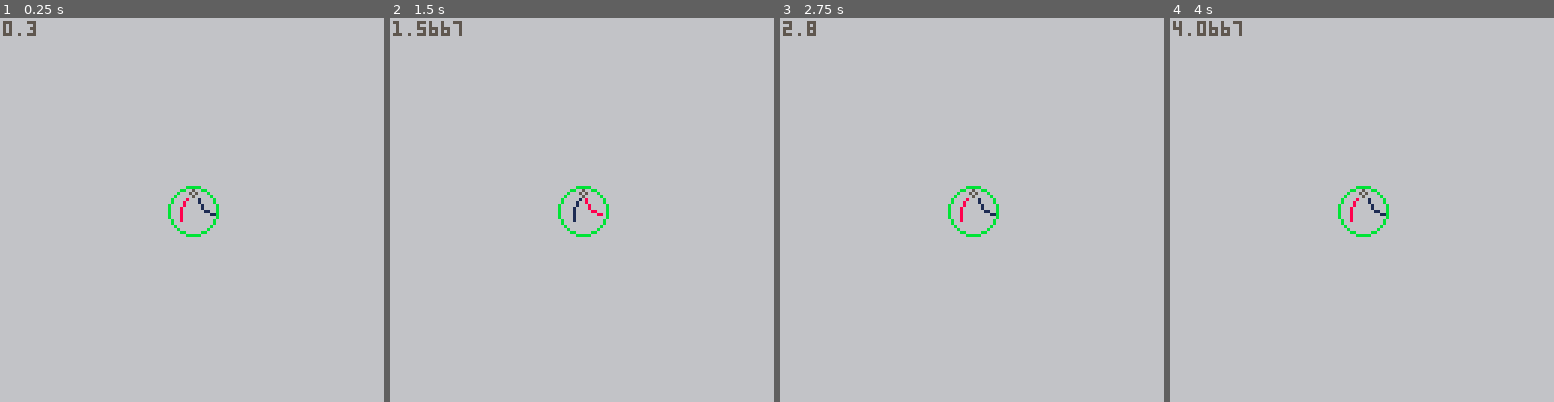
Above: before the commit, frames 1-4 (left to right).
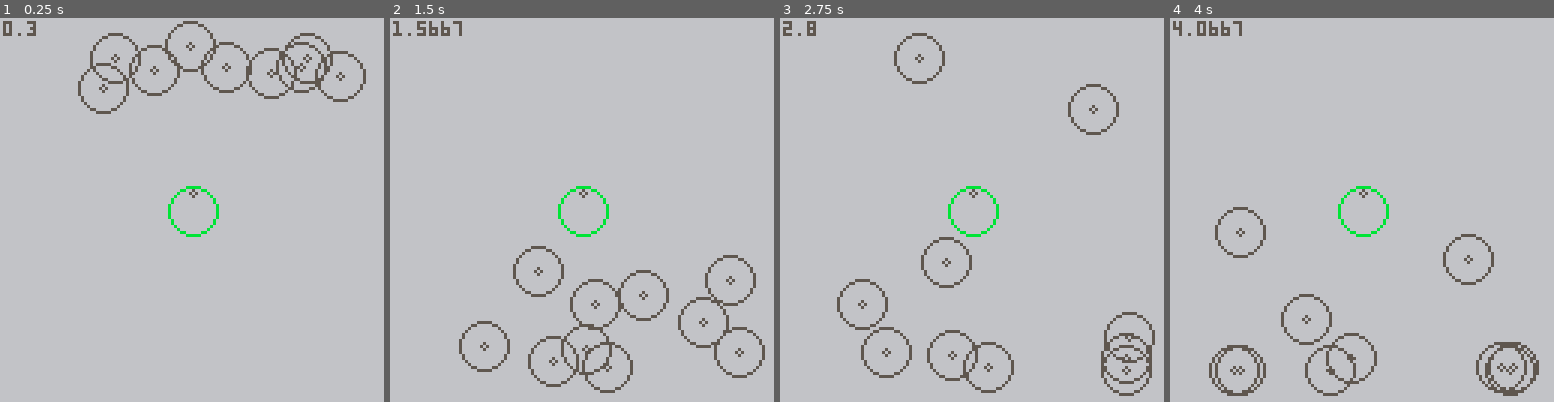
Above: after the commit, the same moments.

Repository: mysterycommand/train-jam-2019-pico-8
Game: PICO-8 cartridge carts/hero.p8
Same seed, same stepped clock (60 frames per second), same inputs: the game is played once before the commit and once after it.
Inputs:
- Up to frame 1 (0.25 s): no input
- Up to frame 2 (1.5 s): no input
- Up to frame 3 (2.75 s): no input
- Up to frame 4 (4 s): no input

The runs differ from the first frame. In frame 1, 2.6% of the frame differs, in the area x 20-96%, y 0-54%; in frame 2, 2.9%; in frame 3, 3.0%, in the area x 14-98%, y 3-99%; in frame 4, 2.9%.

Commit message:
spike: a very simple verlet integration/particle thing

Diff:
--- a/carts/hero.p8
+++ b/carts/hero.p8
@@ -5,10 +5,39 @@
 left,right,up,down,fire1,fire2=0,1,2,3,4,5
 black,dark_blue,dark_purple,dark_green,brown,dark_gray,light_gray,white,red,orange,yellow,green,blue,indigo,pink,peach=0,1,2,3,4,5,6,7,8,9,10,11,12,13,14,15
 
+local ps = {}
+
 function _init()
+  local gravity = vec2(0, 0.1)
+
+  for i=1,10 do
+    local p = particle(10 + rnd(107), 10 + rnd(10))
+    p.prevPos += fromPolar(rnd(), rnd())
+
+    add(p.fx, function() return gravity end)
+    add(ps, p)
+  end
 end
 
 function _update()
+  for p in all(ps) do
+    p.update()
+
+    if p.currPos.x < 10 then
+      p.prevPos.x = p.currPos.x
+      p.currPos.x = 10
+    end
+
+    if p.currPos.x > 117 then
+      p.prevPos.x = p.currPos.x
+      p.currPos.x = 117
+    end
+
+    if p.currPos.y > 117 then
+      p.prevPos.y = p.currPos.y
+      p.currPos.y = 117
+    end
+  end
 end
 
 function _draw()
@@ -18,23 +47,79 @@
   circ(64, 64, 8, green)
   circ(64, 58, 1, dark_gray)
 
-  if (flr(time()) % 2 == 0) then
-    limb(62, 60, 0.70, 0.05, red)
-    limb(66, 60, 0.80, 0.15, dark_blue)
-  else
-    limb(65, 60, 0.80, 0.15, red)
-    limb(63, 60, 0.70, 0.05, dark_blue)
+  for p in all(ps) do
+    p.draw()
   end
+
+  -- if (flr(time()) % 2 == 0) then
+  --   limb(62, 60, 0.70, 0.05, red)
+  --   limb(66, 60, 0.80, 0.15, dark_blue)
+  -- else
+  --   limb(65, 60, 0.80, 0.15, red)
+  --   limb(63, 60, 0.70, 0.05, dark_blue)
+  -- end
 end
 
-function limb(x, y, angle, bend, color)
-  pole(x, y, angle, 4, color)
-  pole(x + 4 * cos(angle), y + 4 * sin(angle), angle + bend, 4, color)
+local __vec2 = {}
+
+function __vec2.__add(a, b)
+  return vec2(a.x + b.x, a.y + b.y)
 end
 
-function pole(x, y, angle, length, color)
-  local x2 = x + length * cos(angle)
-  local y2 = y + length * sin(angle)
+function __vec2.__sub(a, b)
+  return vec2(a.x - b.x, a.y - b.y)
+end
 
-  line(x, y, x2, y2, color)
+function vec2(x, y)
+  local v = {
+    x = x,
+    y = y,
+  }
+
+  setmetatable(v, __vec2)
+
+  return v
 end
+
+function fromPolar(angle, radius)
+  return vec2(radius * cos(angle), radius * sin(angle))
+end
+
+function particle(x, y)
+  local p = {
+    currPos = vec2(x, y),
+    prevPos = vec2(x, y),
+    fx = {}
+  }
+
+  function p.update()
+    local prevVel = p.currPos - p.prevPos
+    local currVel = prevVel
+
+    for f in all(p.fx) do
+      currVel += f(p)
+    end
+
+    p.prevPos = p.currPos
+    p.currPos += currVel
+  end
+
+  function p.draw()
+    circ(p.currPos.x, p.currPos.y, 1, dark_gray)
+    circ(p.currPos.x, p.currPos.y, 8, dark_gray)
+  end
+
+  return p
+end
+
+-- function limb(x, y, angle, bend, color)
+--   pole(x, y, angle, 4, color)
+--   pole(x + 4 * cos(angle), y + 4 * sin(angle), angle + bend, 4, color)
+-- end
+
+-- function pole(x, y, angle, length, color)
+--   local x2 = x + length * cos(angle)
+--   local y2 = y + length * sin(angle)
+
+--   line(x, y, x2, y2, color)
+-- end
Not shown, changed: config.txt
Not shown, changed: log.txt
